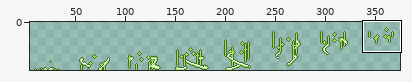
Sprite sheet: Assets/Sprites/Skills/GG.png. The first picture is a wide view before the edit; the outline marks the close-up.
Close-up. First the earlier version:
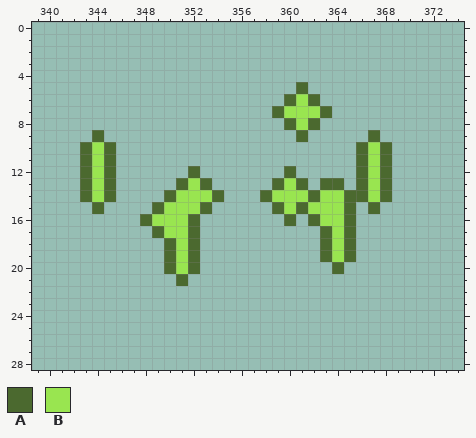
The file is 384x48 pixels. Shown: x 339..374, y 0..28. The wide view leaves out empty margins. The commit also changed other parts of the picture, which this record leaves out.
Palette (. is transparent): A #4b692f  B #99e550
Pixels before, first column x 343:
 5 ..................A.......
 6 .................ABA......
 7 ................ABBBA.....
 8 .................ABA......
 9 .A................A.....A.
10 ABA....................ABA
11 ABA....................ABA
12 ABA......A.......A.....ABA
13 ABA.....ABA.....ABA.AA.ABA
14 ABA....ABBBA...ABBBABBAABA
15 .A....ABBBA.....ABABBBA.A.
16 .....ABBBA.......A.ABBA...
17 ......ABBA..........ABA...
18 .......ABA..........ABA...
19 .......ABA..........ABA...
20 .......ABA...........A....
21 ........A.................
The same view after the edit:
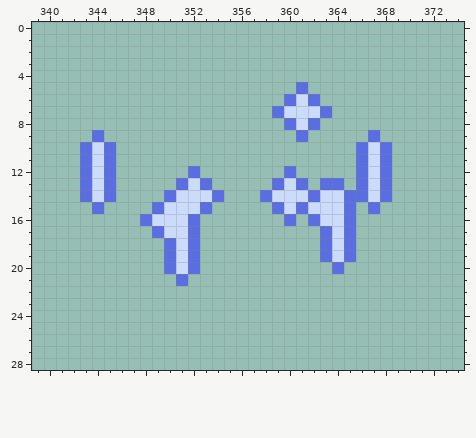
The exact change:
Colour A changes from #4b692f to #5b6ee1.
Colour B changes from #99e550 to #cbdbfc.
